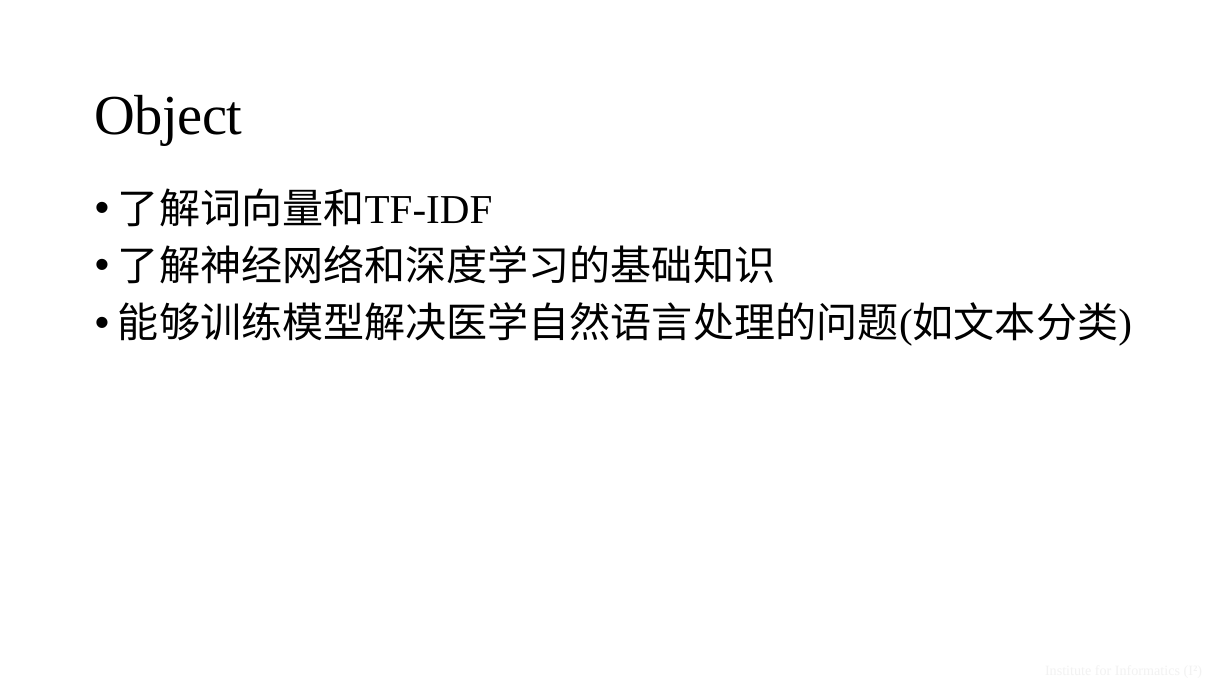
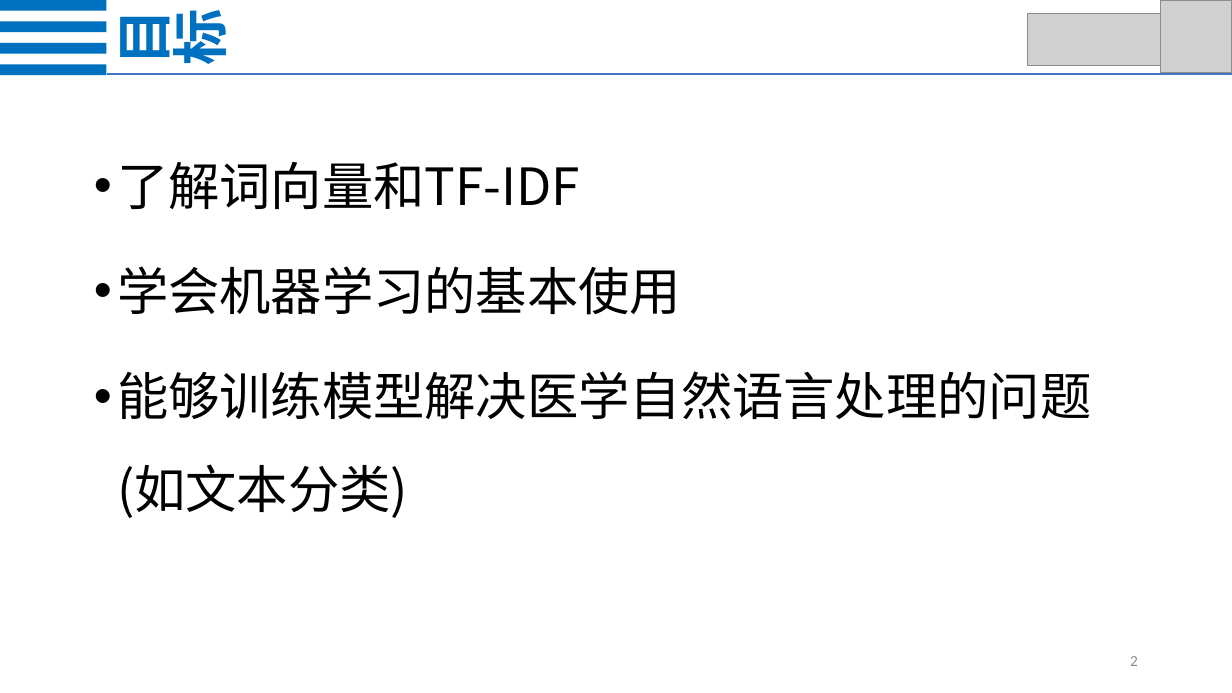
Before and after one commit to zonghui0228/Chinese-Medical-Text-Classification, a slide deck: slide 2 of Chinese_Medical_Text_Classification.pptx. Drawn at 1232x693 pixels with LibreOffice and Linux fonts; fonts in the diff are those of the drawing; grey boxes stand for pictures; background and template pictures are left out. Boxes give left, top, right and bottom in pixels: in the first picture for what was removed or moved away, otherwise in the second. Text is boxed around its words. In the diff, an @@ line names an element or a change of style, - is before the commit and + after.

```diff
--- a/Chinese_Medical_Text_Classification.pptx
+++ b/Chinese_Medical_Text_Classification.pptx
@@ text added at [100, 14, 238, 64], 44 pt, text #0070C0, bold @@
+目标
@@ picture added at [1028, 13, 1165, 66] @@
@@ picture added at [1161, 1, 1232, 73] @@
@@ group added at [0, 0, 106, 76]: 4 rectangles @@
@@ line added from (106, 74) to (1232, 74), #4472C4 1.5 pt @@
@@ text "了解词向量和TF-IDF": place and size @@
-text "了解词向量和TF-IDF" at [118, 188, 1132, 346]
+text "了解词向量和TF-IDF" at [117, 162, 1091, 518]
@@ title removed at [95, 94, 242, 145] @@
-Object
@@ text at [117, 162, 1091, 518]: size 32 to 40 pt, font Times New Roman to Noto Sans CJK SC in "了解词向量和TF-IDF", "能够训练模型解决医学自然语言处理的问题(如文本分类)"; line spacing 0.9 to 1.5 @@
@@ text at [117, 266, 681, 315]: text changed; size 32 to 40 pt; font Times New Roman to Noto Sans CJK SC @@
-• 了解神经网络和深度学习的基础知识
+• 学会机器学习的基本使用
@@ text removed at [895, 657, 1212, 684] @@
-Institute for Informatics (I2)
@@ page number added at [1130, 656, 1138, 666], 12 pt, text #8C8C8C @@
+2
```
Also in this commit, not shown: 6 other slides changed, 6 slides added, 3 slides removed, 1 other file.
